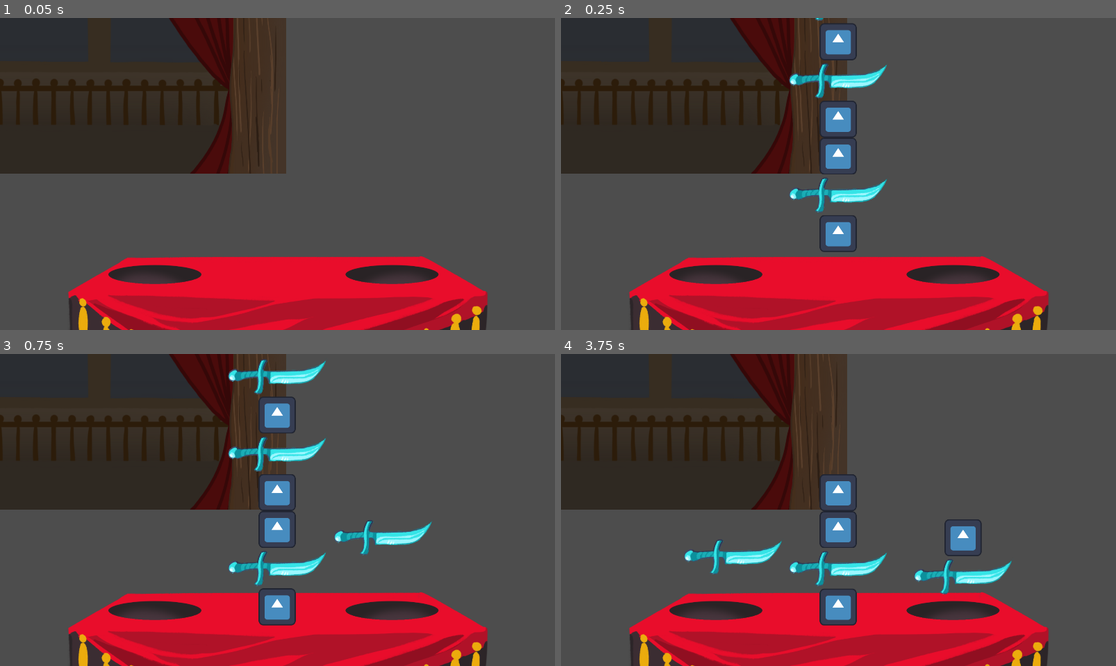
Above: before the commit, frames 1-4 (two rows, left to right).
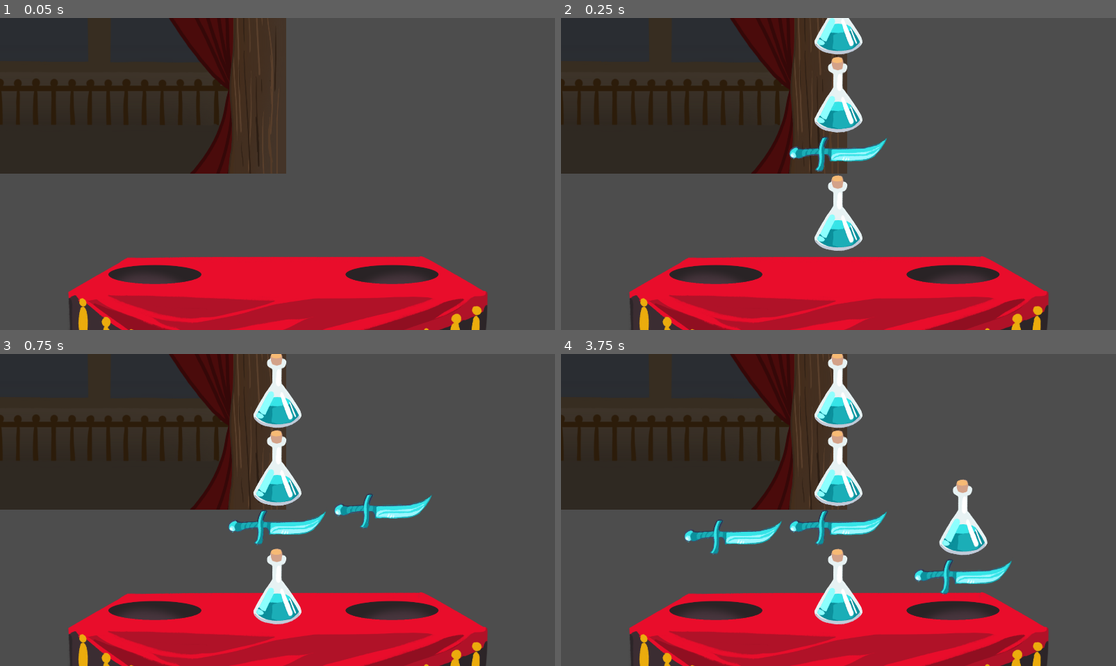
Above: after the commit, the same moments.

Repository: entityJY/wizard-sorting
Game: Godot game, scene res://levels/level_1/level_1.tscn
The game is run twice, just before and just after one commit, with the same random seed, the same clock (stepped at 60 frames per second) and the same inputs. The project has no main scene, so this scene is started directly. The engine's default icon, where the game draws it, is replaced by a stand-in: a white triangle on a blue panel in a dark square.
Inputs:
- Up to frame 1 (0.05 s): no input
- Up to frame 2 (0.25 s): no input
- Up to frame 3 (0.75 s): hold Right (right) from 0.53 s (still down)
- Up to frame 4 (3.75 s): release Right (right) at 1.28 s; hold Down (down) 1.28-2.03 s; tap Enter at 2 s; hold Right (right) 2.03-3.53 s; tap Space at 3.5 s; hold Left (left) from 3.53 s (still down)

Frame 1 is identical in both runs. In frame 2, 5.5% of the frame differs, in the area x 41-59%, y 0-76%; in frame 3, 7.7%, in the area x 41-78%, y 0-88%; in frame 4, 7.4%.

Commit message:
Add enum for item attributes, add scoring for properly discarding items

Diff:
--- a/items/basic_item.gd
+++ b/items/basic_item.gd
@@ -1,7 +1,19 @@
 extends Resource
 class_name Item
 
-@export var attributes: Array[String]
+
+enum Attributes {
+	CUT,
+	BLUNT,
+	PIERCE,
+	POTION,
+	BLUE,
+	RED,
+	DISCARD,
+}
+
+
+@export var attributes: Array[Attributes]
 @export var effects: Array[Effect]
 @export var sprite: Texture2D
 var attached_node: ItemScene = null
--- a/items/blue_potion.tres
+++ b/items/blue_potion.tres
@@ -7,6 +7,5 @@
 [resource]
 resource_local_to_scene = true
 script = ExtResource("2_dyqxh")
-attributes = Array[String](["potion", "blue"])
 sprite = ExtResource("3_dyqxh")
 metadata/_custom_type_script = "uid://drjgkm8r1ypcg"
--- a/items/knife.tres
+++ b/items/knife.tres
@@ -7,6 +7,5 @@
 [resource]
 resource_local_to_scene = true
 script = ExtResource("2_crodb")
-attributes = Array[String](["cut", "melee"])
 sprite = ExtResource("3_crodb")
 metadata/_custom_type_script = "uid://drjgkm8r1ypcg"
--- a/levels/level.gd
+++ b/levels/level.gd
@@ -115,11 +115,14 @@
 		@warning_ignore("integer_division")
 		score = (len(left_stack) + len(right_stack)) / 2
 		for item in left_stack:
-			if not left_keys[0] in item.attributes:
+			if not left_keys[0] in item.attributes or not Item.Attributes.DISCARD in item.attributes:
 				score -= 1
 		for item in right_stack:
-			if not right_keys[0] in item.attributes:
+			if not right_keys[0] in item.attributes or not Item.Attributes.DISCARD in item.attributes:
 				score -= 1
+		for item in discard_stack:
+			if Item.Attributes.DISCARD in item.attributes:
+				score += 1
 
 	stack_timer.start()
 	total_score += score
--- a/levels/level_1/level_1.tscn
+++ b/levels/level_1/level_1.tscn
@@ -1,34 +1,23 @@
-[gd_scene load_steps=16 format=3 uid="uid://crydldhop7eyk"]
+[gd_scene load_steps=10 format=3 uid="uid://crydldhop7eyk"]
 
 [ext_resource type="Script" uid="uid://5y0d4l88w2nq" path="res://levels/level.gd" id="1_k1ttk"]
 [ext_resource type="Script" uid="uid://drjgkm8r1ypcg" path="res://items/basic_item.gd" id="2_45440"]
 [ext_resource type="Resource" uid="uid://dxgdjwptdx0cn" path="res://items/blue_knife.tres" id="3_j48du"]
-[ext_resource type="Resource" uid="uid://bhrgju2sfgtru" path="res://items/knife.tres" id="4_8jbay"]
 [ext_resource type="Script" uid="uid://b3t2d1rtlp32f" path="res://resources/item_stack.gd" id="5_8jbay"]
-[ext_resource type="Resource" uid="uid://cxwjyucgeju8o" path="res://items/hammer.tres" id="6_1ow6f"]
 [ext_resource type="Texture2D" uid="uid://dxcmrshjxkgjk" path="res://assets/table front.png" id="6_mxc8w"]
-[ext_resource type="Resource" uid="uid://cdxtiijwx4pfu" path="res://items/red_potion.tres" id="7_7rikf"]
 [ext_resource type="Texture2D" uid="uid://b5f7roo05aq48" path="res://assets/table base.png" id="7_j48du"]
 [ext_resource type="Texture2D" uid="uid://07t0yhbsmgo2" path="res://Backgrounds/background2.png" id="8_j48du"]
-[ext_resource type="Resource" uid="uid://bc2wyf85lloq4" path="res://items/red_mace.tres" id="8_ov0dm"]
 [ext_resource type="Resource" uid="uid://b6wciwk4136me" path="res://items/blue_potion.tres" id="9_lwxes"]
-[ext_resource type="Resource" uid="uid://b4c701y1hsxkv" path="res://items/bow.tres" id="10_tk2t7"]
-
-[sub_resource type="Resource" id="Resource_e6u7d"]
-script = ExtResource("5_8jbay")
-item_stack = Array[ExtResource("2_45440")]([ExtResource("3_j48du"), ExtResource("3_j48du"), ExtResource("3_j48du"), ExtResource("3_j48du"), ExtResource("4_8jbay"), ExtResource("4_8jbay"), ExtResource("4_8jbay"), ExtResource("4_8jbay")])
-randomized_order = true
-metadata/_custom_type_script = "uid://b3t2d1rtlp32f"
 
 [sub_resource type="Resource" id="Resource_j48du"]
 script = ExtResource("5_8jbay")
-item_stack = Array[ExtResource("2_45440")]([ExtResource("6_1ow6f"), ExtResource("7_7rikf"), ExtResource("8_ov0dm"), ExtResource("3_j48du"), ExtResource("9_lwxes"), ExtResource("10_tk2t7"), ExtResource("6_1ow6f"), ExtResource("8_ov0dm")])
+item_stack = Array[ExtResource("2_45440")]([ExtResource("3_j48du"), ExtResource("3_j48du"), ExtResource("3_j48du"), ExtResource("3_j48du"), ExtResource("9_lwxes"), ExtResource("9_lwxes"), ExtResource("9_lwxes"), ExtResource("9_lwxes")])
 randomized_order = true
 metadata/_custom_type_script = "uid://b3t2d1rtlp32f"
 
 [node name="Level1" type="Node2D" node_paths=PackedStringArray("stack_timer")]
 script = ExtResource("1_k1ttk")
-stacks = Array[ExtResource("5_8jbay")]([SubResource("Resource_e6u7d"), SubResource("Resource_j48du"), SubResource("Resource_j48du")])
+stacks = Array[ExtResource("5_8jbay")]([SubResource("Resource_j48du")])
 stack_timer = NodePath("StackTimer")
 
 [node name="StackTimer" type="Timer" parent="."]
